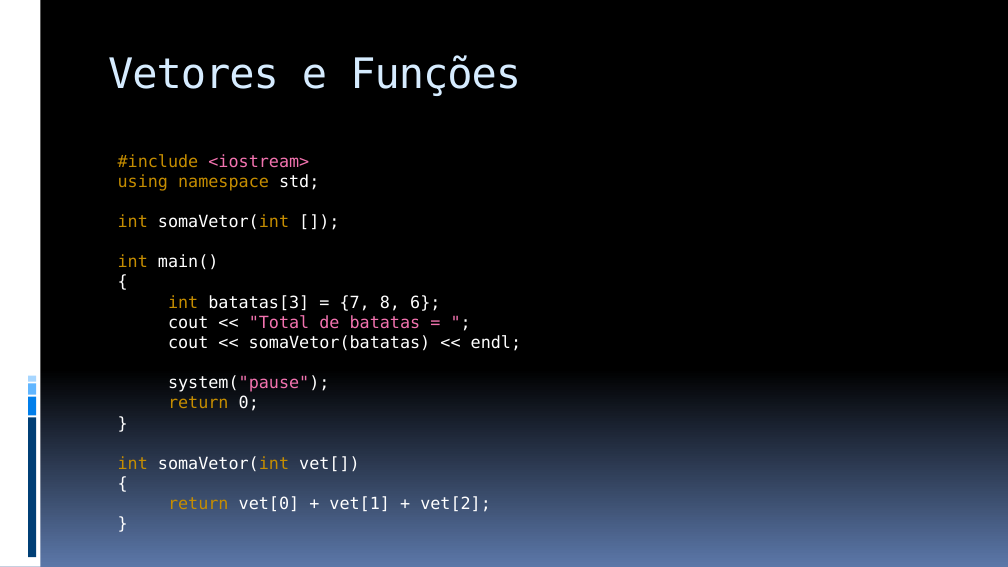
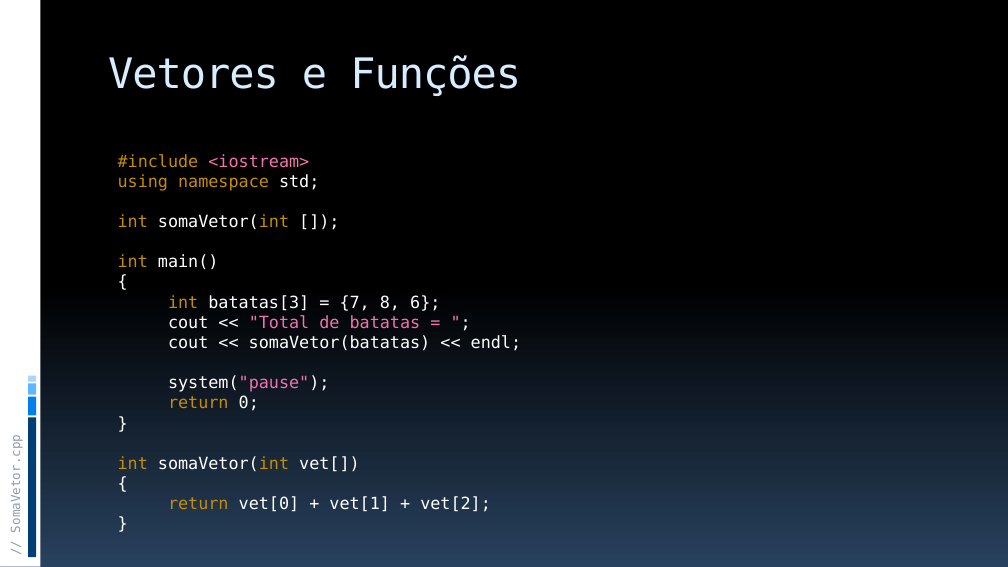
Before and after one commit to JudsonSS/ProgComp, a slide deck: slide 26 of Slides/10. Vetores.pptx. Drawn at 1008x567 pixels with LibreOffice and Linux fonts; fonts in the diff are those of the drawing. Boxes give left, top, right and bottom in pixels: in the first picture for what was removed or moved away, otherwise in the second. Text is boxed around its words. In the diff, an @@ line names an element or a change of style, - is before the commit and + after.

Commit message:
Novo Design

```diff
--- a/Slides/10. Vetores.pptx
+++ b/Slides/10. Vetores.pptx
@@ background gradient #000000 to #5B77A8 to gradient #000000 to #28415E @@
@@ text added at (9, 444, 24, 531), 12 pt, text #8E9BB0 @@
+// SomaVetor.cpp
```
Also in this commit, not shown: 29 other slides changed, 1 slide removed.
